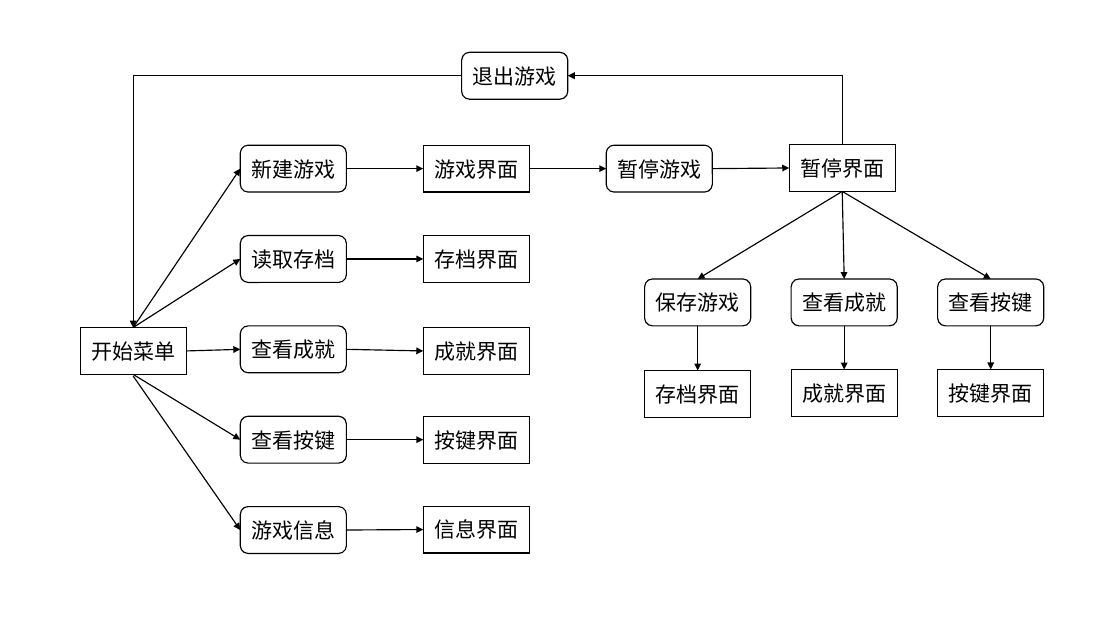
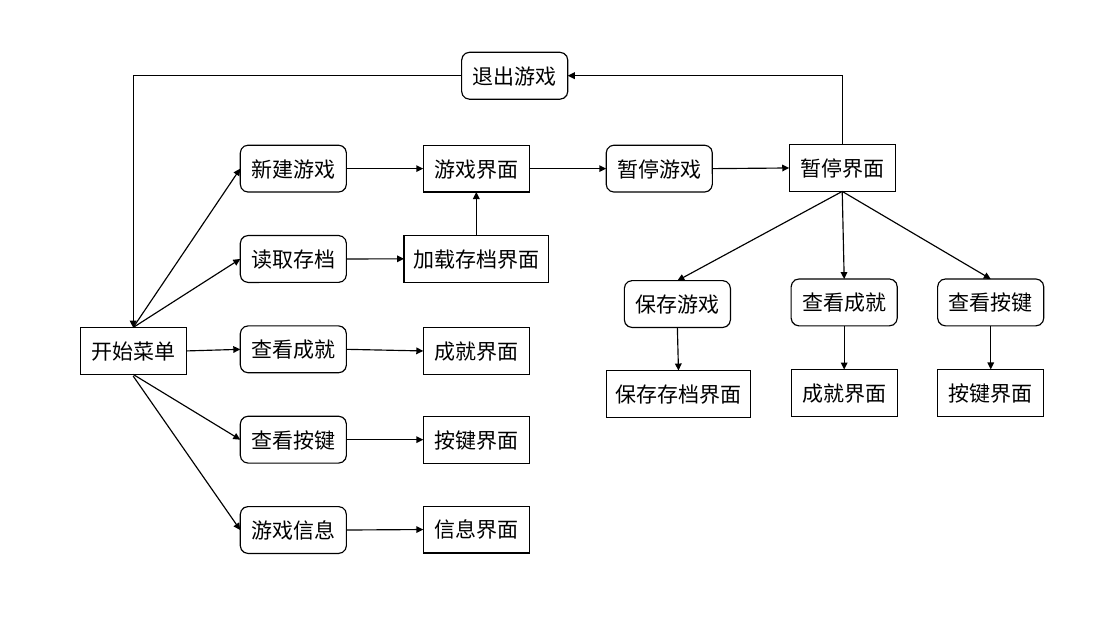
Before and after one commit to Daniel-zyc/DiggingDown, a slide deck: slide 1 of 页面跳转流程.pptx. Drawn at 1120x630 pixels with LibreOffice and Linux fonts; fonts in the diff are those of the drawing. Boxes give left, top, right and bottom in pixels: in the first picture for what was removed or moved away, otherwise in the second. Text is boxed around its words. In the diff, an @@ line names an element or a change of style, - is before the commit and + after.

```diff
--- a/页面跳转流程.pptx
+++ b/页面跳转流程.pptx
@@ arrow added from (476, 235) to (476, 192), #000000 1 pt @@
@@ arrow moved from (843, 192) - (698, 279) to (843, 192) - (677, 281) @@
@@ rectangle "加载存档界面": place and size @@
-rectangle "加载存档界面" at [423, 235, 529, 282]
+rectangle "加载存档界面" at [404, 235, 549, 282]
@@ arrow moved from (346, 259) - (423, 259) to (346, 259) - (404, 259) @@
@@ text in rectangle at [413, 249, 539, 269]: text changed @@
-存档界面
+加载存档界面
@@ rounded rectangle "保存游戏": place and size @@
-rounded rectangle "保存游戏" at [644, 279, 750, 326]
+rounded rectangle "保存游戏" at [624, 281, 730, 328]
@@ arrow moved from (698, 326) - (698, 371) to (677, 328) - (679, 371) @@
@@ rectangle "保存存档界面": place and size @@
-rectangle "保存存档界面" at [644, 371, 750, 418]
+rectangle "保存存档界面" at [607, 371, 751, 418]
@@ text in rectangle at [616, 384, 742, 404]: text changed @@
-存档界面
+保存存档界面
```
Also in this commit, not shown: 8 other files.
